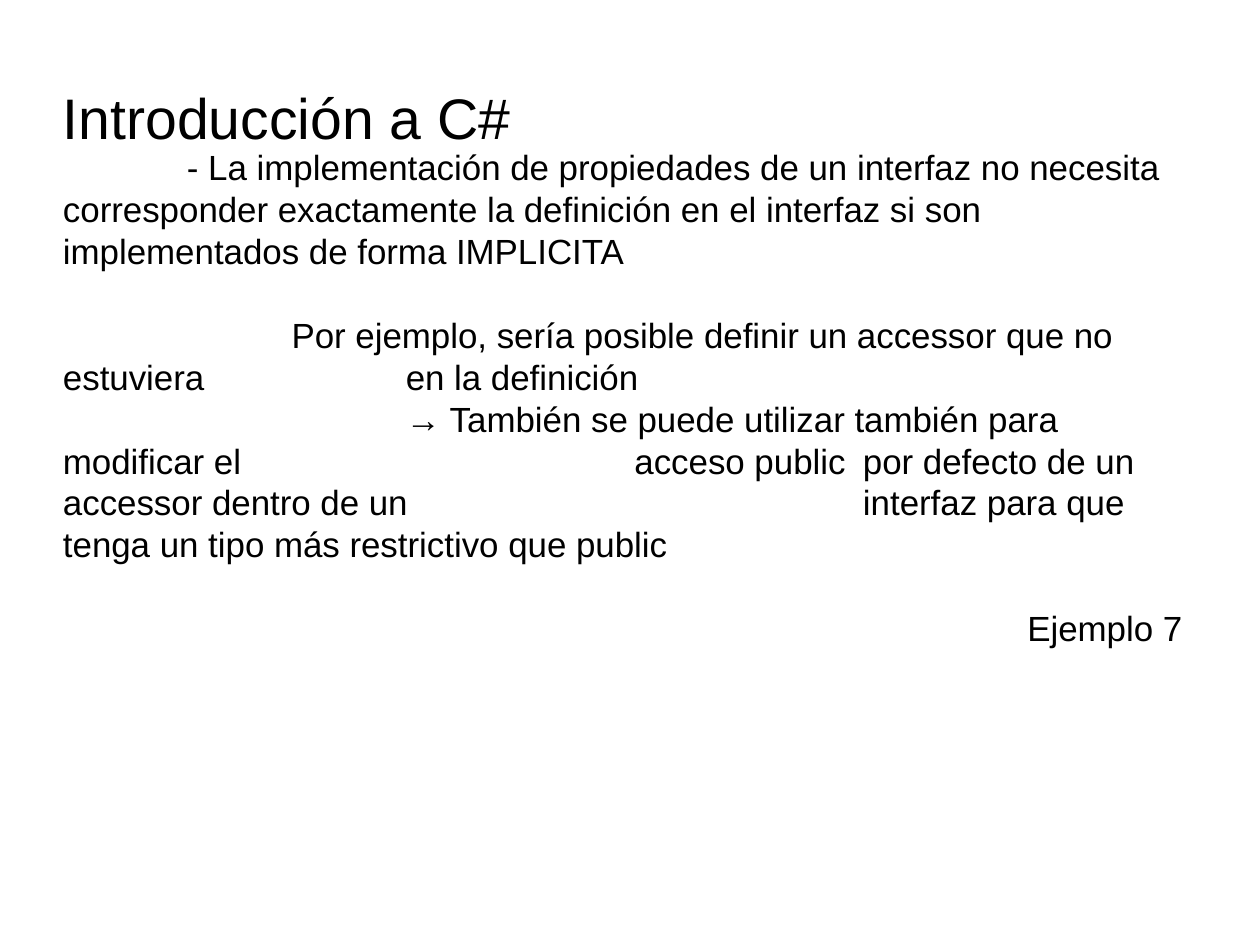
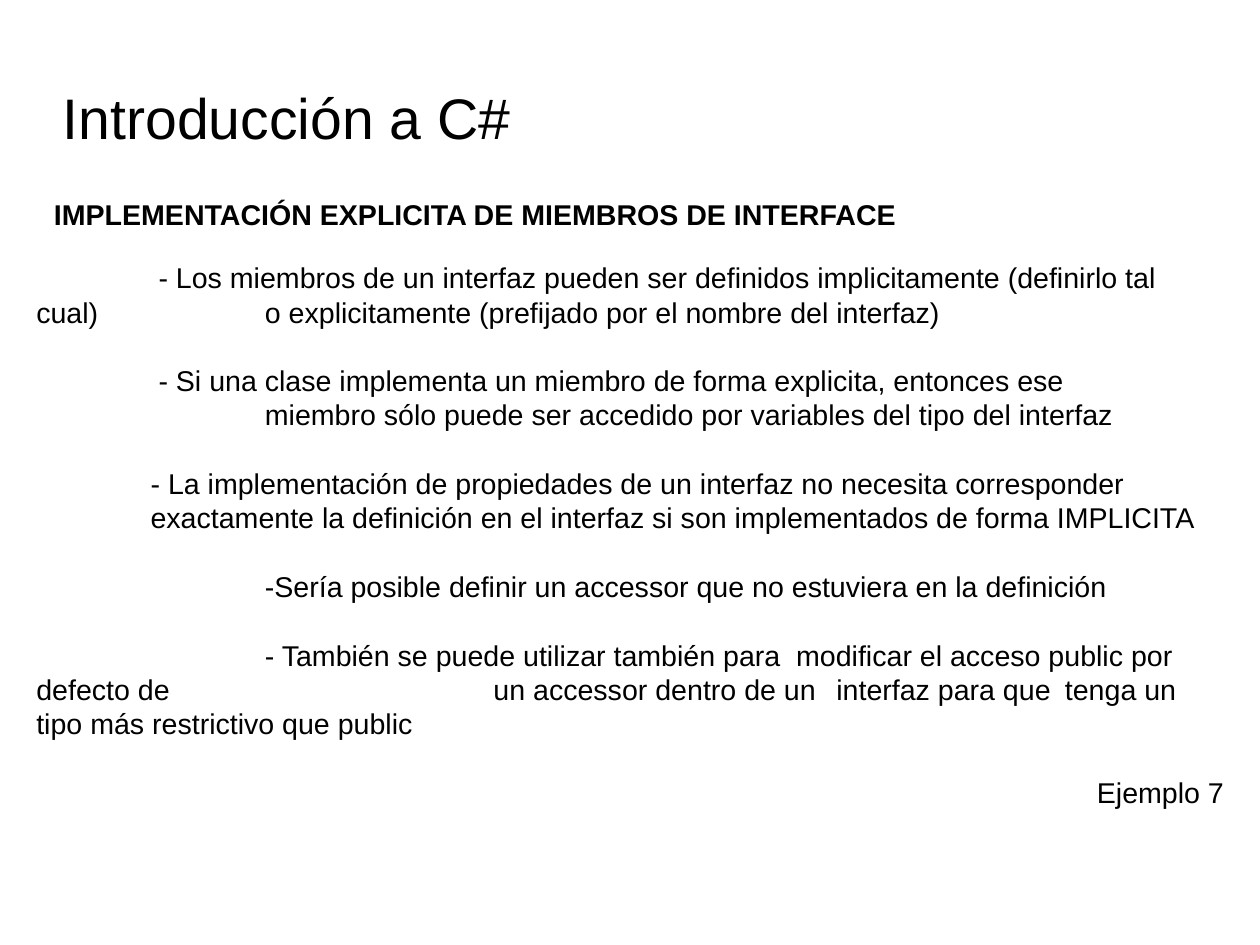
Before and after one commit to videojuegos-abastos/PMV, a slide deck: slide 20 of te/Tema 4 (Chema)/t4.3.- Definiendo miembros de una clase.odp (slide 22 before the commit). Drawn at 1260x945 pixels with LibreOffice and Linux fonts; fonts in the diff are those of the drawing; background and template pictures are left out. Boxes give left, top, right and bottom in pixels: in the first picture for what was removed or moved away, otherwise in the second. Text is boxed around its words. In the diff, an @@ line names an element or a change of style, - is before the commit and + after.

```diff
--- a/te/Tema 4 (Chema)/t4.3.- Definiendo miembros de una clase.odp
+++ b/te/Tema 4 (Chema)/t4.3.- Definiendo miembros de una clase.odp
@@ text added at box(54, 203, 896, 226), 18 pt, text #000000, bold @@
+IMPLEMENTACIÓN EXPLICITA DE MIEMBROS DE INTERFACE
@@ text "- Los miembros de un ...": place and size @@
-text "- Los miembros de un ..." at box(63, 154, 1182, 648)
+text "- Los miembros de un ..." at box(36, 267, 1224, 808)
@@ text "- Los miembros de un ..." at box(36, 267, 1224, 808): vertical alignment middle to top @@
@@ text at box(176, 267, 1155, 431): paragraphs added @@
+- Los miembros de un interfaz pueden ser definidos implicitamente (definirlo tal cual) o explicitamente (prefijado por el nombre del interfaz)
+- Si una clase implementa un miembro de forma explicita, entonces ese miembro sólo puede ser accedido por variables del tipo del interfaz
@@ text at box(151, 473, 1224, 808): size 22 to 18 pt in "- La implementación de propiedades de un ...", "Ejemplo 7" @@
@@ text at box(36, 576, 1176, 740): text changed; size 22 to 18 pt @@
-Por ejemplo, sería posible definir un accessor que no estuviera en la definición
-→ También se puede utilizar también para modificar el acceso public por defecto de un accessor dentro de un interfaz para que tenga un tipo más restrictivo que public
+-Sería posible definir un accessor que no estuviera en la definición
+- También se puede utilizar también para modificar el acceso public por defecto de un accessor dentro de un interfaz para que tenga un tipo más restrictivo que public
```
Also in this commit, not shown: 20 other slides changed, 1 slide added, 4 slides removed, 1 other file.
